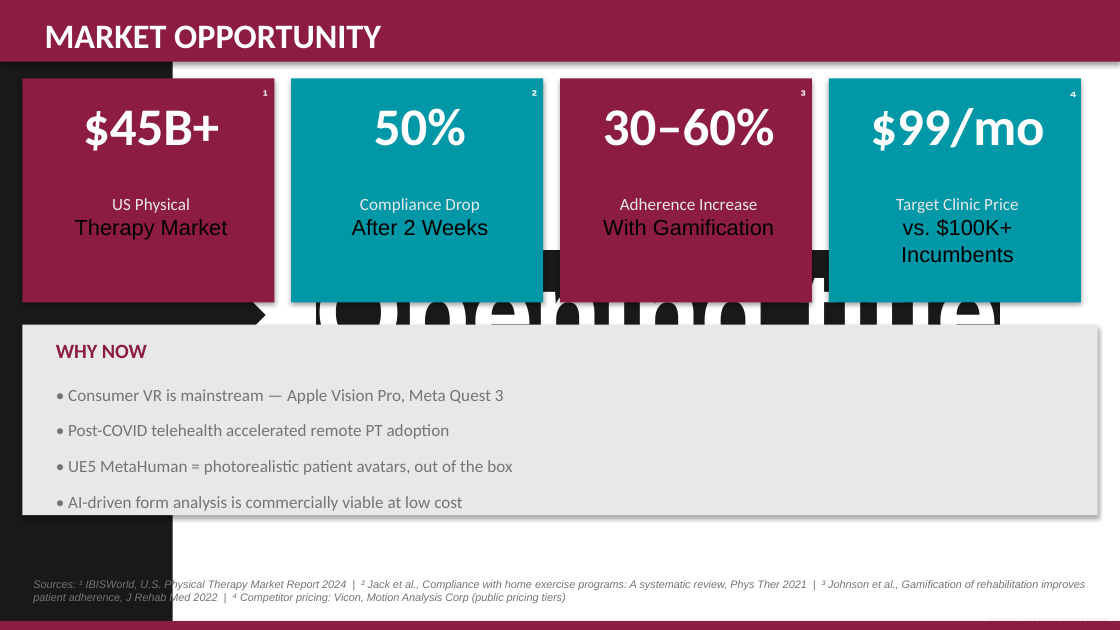
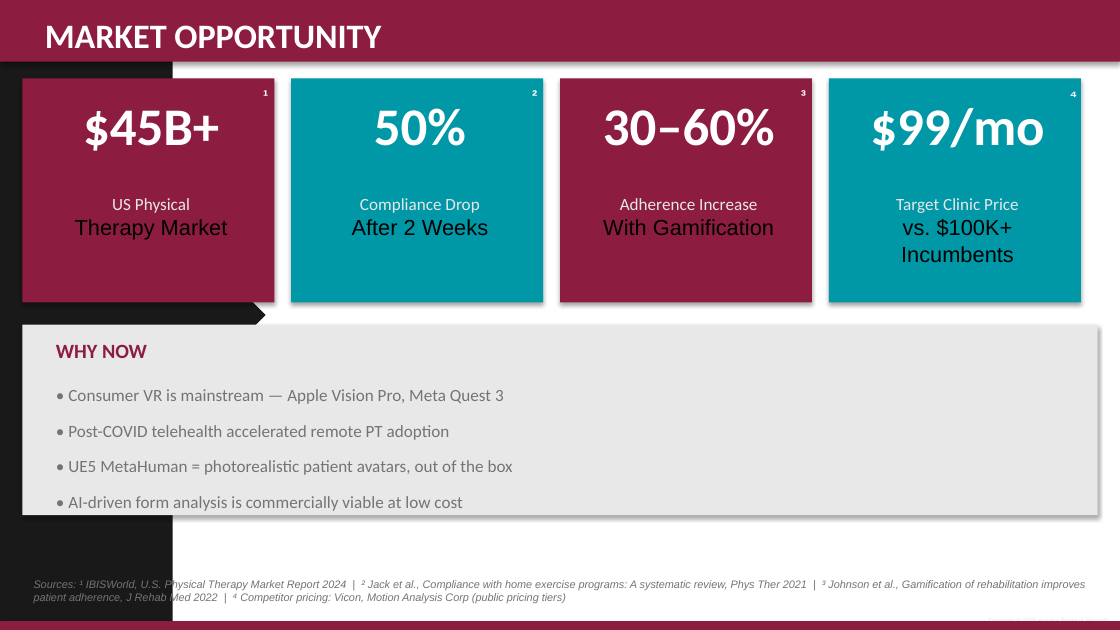
Before and after one commit to BetterCodeGoblin/portfolio, a slide deck: slide 8 of C3D-FBX-ASU-Presentation.pptx. Drawn at 1120x630 pixels with LibreOffice and Linux fonts; fonts in the diff are those of the drawing; background and template pictures are left out. Boxes give left, top, right and bottom in pixels: in the first picture for what was removed or moved away, otherwise in the second. Text is boxed around its words. In the diff, an @@ line names an element or a change of style, - is before the commit and + after.

```diff
--- a/C3D-FBX-ASU-Presentation.pptx
+++ b/C3D-FBX-ASU-Presentation.pptx
@@ right arrow callout removed at [0, 0, 265, 629] @@
@@ freeform shape added at [0, 0, 265, 630], fill #191919 @@
@@ text "Opening title" at [316, 262, 999, 305]: highlight #191919 to none @@
@@ shadow changed in 4 elements at [291, 78, 543, 302], [560, 78, 812, 302], [829, 78, 1081, 302], [22, 325, 1098, 515] @@
```
Also in this commit, not shown: 9 other slides changed.
